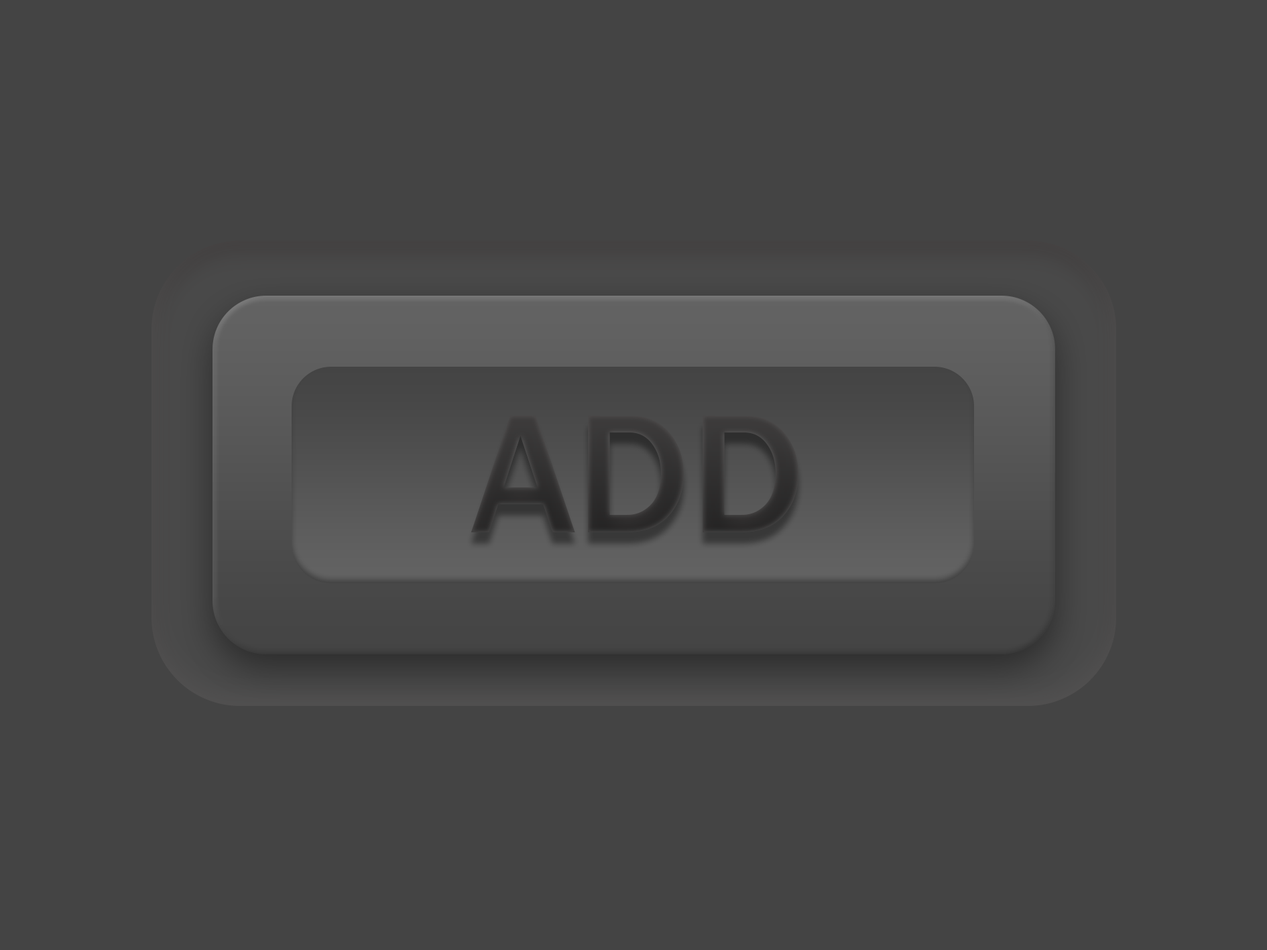
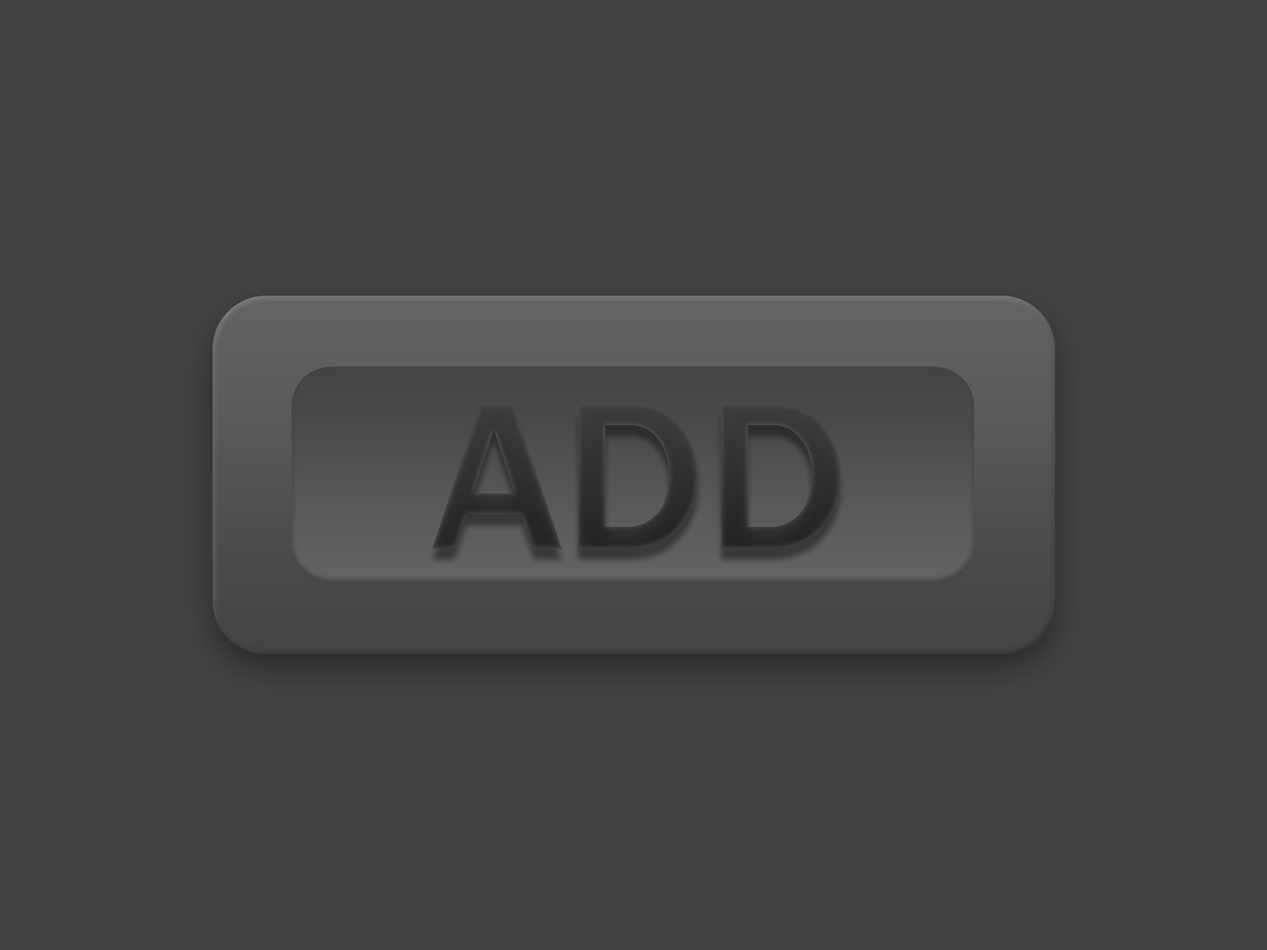
Layered file, before and after one edit (1267×950). Changes by layer:
painted on "ADD" over [432, 405, 841, 549]
hid "Rectangle 1" over [151, 241, 1117, 706]
